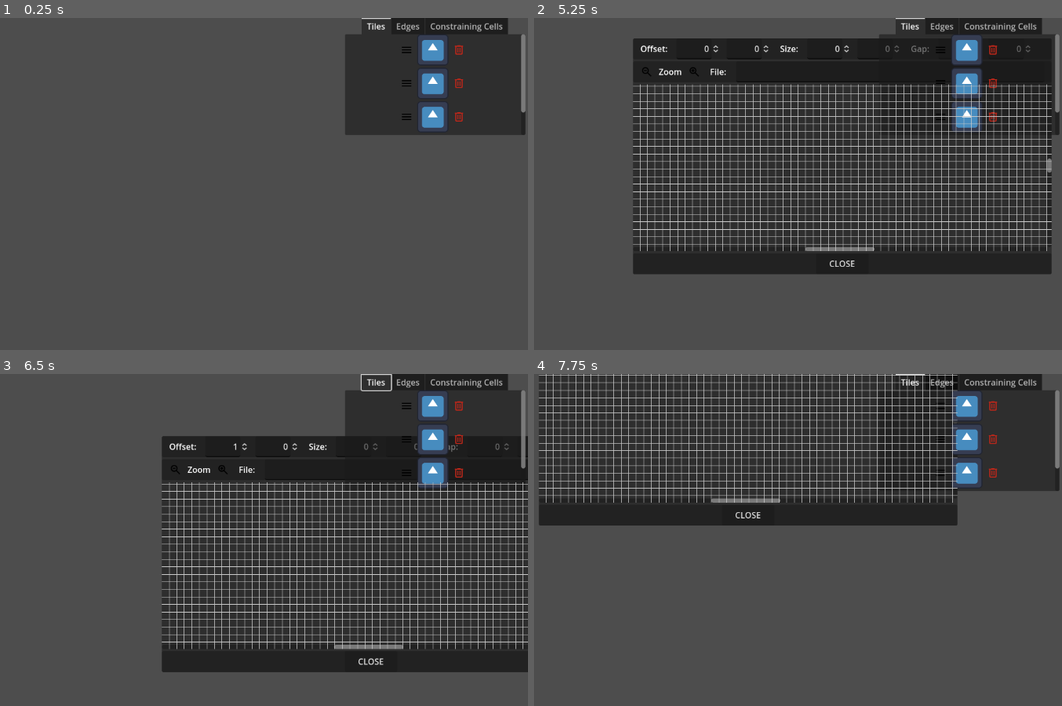
Above: before the commit, frames 1-4 (two rows, left to right).
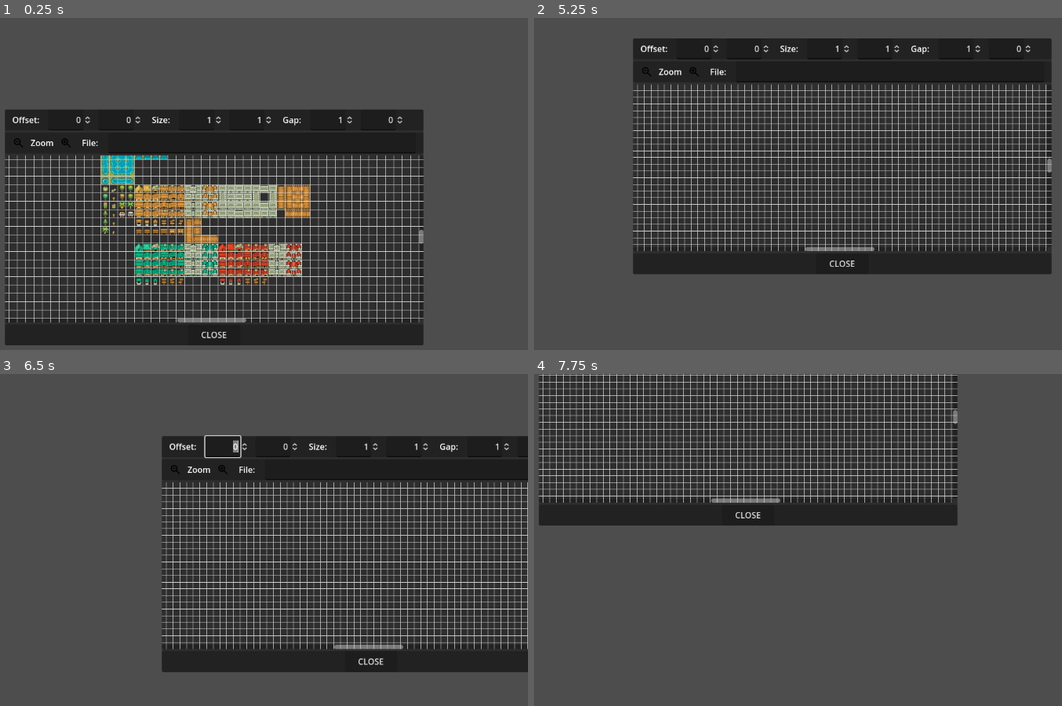
Above: after the commit, the same moments.

Repository: jSiderius/WFC-Engine
Game: Godot game, scene res://wfc editor/scenes/sprite_splitter.tscn
Same seed, same stepped clock (60 frames per second), same inputs: the game is played once before the commit and once after it. Before the commit the project starts from res://wfc editor/scenes/settings.tscn. The engine's default icon, where the game draws it, is replaced by a stand-in: a white triangle on a blue panel in a dark square.
Inputs (mouse positions are in pixels of both pictures, inside the frame that each line leads up to):
- Up to frame 1 (0.25 s): no input
- Up to frame 2 (5.25 s): click (555, 144) at 0.52 s; click (966, 51) at 1.27 s; click (602, 144) at 2 s; click (966, 150) at 2.77 s; click (940, 51) at 3.52 s; tap Enter at 4.25 s; drag from (750, 227) to (808, 134) at 4.27 s; tap Space at 5 s; drag from (623, 247) to (718, 310) at 5.02 s
- Up to frame 3 (6.5 s): tap Enter at 5.75 s; move the mouse to (274, 490) at 5.77 s; hold Up (ui_up) from 5.78 s (still down)
- Up to frame 4 (7.75 s): release Up (ui_up) at 6.5 s; tap Space at 6.5 s; drag from (718, 666) to (560, 520) at 6.52 s; tap Enter at 7.25 s; move the mouse to (935, 646) at 7.27 s; hold Down (ui_down) from 7.28 s (still down)

The runs differ from the first frame. In frame 1, 62% of the frame differs, in the area x 0-100%, y 0-99%; in frame 2, 19%; in frame 3, 21%; in frame 4, 20%.

Commit message:
Spin Box updates

Diff:
--- a/project.godot
+++ b/project.godot
@@ -11,7 +11,7 @@
 [application]
 
 config/name="WFC Engine"
-run/main_scene="res://wfc editor/scenes/settings.tscn"
+run/main_scene="res://wfc editor/scenes/sprite_splitter.tscn"
 config/features=PackedStringArray("4.3", "Forward Plus")
 config/icon="res://icon.svg"
 
--- a/wfc editor/scenes/sprite_splitter.tscn
+++ b/wfc editor/scenes/sprite_splitter.tscn
@@ -74,6 +74,8 @@
 layout_mode = 2
 size_flags_horizontal = 4
 mouse_filter = 2
+min_value = -1000.0
+max_value = 1000.0
 alignment = 2
 custom_arrow_step = 10.0
 select_all_on_focus = true
@@ -87,10 +89,12 @@
 layout_mode = 2
 size_flags_horizontal = 4
 mouse_filter = 2
-alignment = 2
-update_on_text_changed = true
-custom_arrow_step = 1.0
-select_all_on_focus = true
+min_value = -1000.0
+alignment = 2
+update_on_text_changed = true
+custom_arrow_step = 1.0
+select_all_on_focus = true
+script = ExtResource("2_lh2kq")
 
 [node name="Spacer4" type="Control" parent="Panel/VBoxContainer/Header1/HBoxContainer"]
 custom_minimum_size = Vector2(10, 0)
@@ -110,10 +114,14 @@
 layout_mode = 2
 size_flags_horizontal = 4
 mouse_filter = 2
-alignment = 2
-update_on_text_changed = true
-custom_arrow_step = 1.0
-select_all_on_focus = true
+min_value = 1.0
+max_value = 1000.0
+value = 1.0
+alignment = 2
+update_on_text_changed = true
+custom_arrow_step = 1.0
+select_all_on_focus = true
+script = ExtResource("2_lh2kq")
 
 [node name="Spacer6" type="Control" parent="Panel/VBoxContainer/Header1/HBoxContainer"]
 custom_minimum_size = Vector2(5, 0)
@@ -123,10 +131,14 @@
 layout_mode = 2
 size_flags_horizontal = 4
 mouse_filter = 2
-alignment = 2
-update_on_text_changed = true
-custom_arrow_step = 1.0
-select_all_on_focus = true
+min_value = 1.0
+max_value = 1000.0
+value = 1.0
+alignment = 2
+update_on_text_changed = true
+custom_arrow_step = 1.0
+select_all_on_focus = true
+script = ExtResource("2_lh2kq")
 
 [node name="Spacer7" type="Control" parent="Panel/VBoxContainer/Header1/HBoxContainer"]
 custom_minimum_size = Vector2(10, 0)
@@ -145,10 +157,13 @@
 layout_mode = 2
 size_flags_horizontal = 4
 mouse_filter = 2
-alignment = 2
-update_on_text_changed = true
-custom_arrow_step = 1.0
-select_all_on_focus = true
+max_value = 1000.0
+value = 1.0
+alignment = 2
+update_on_text_changed = true
+custom_arrow_step = 1.0
+select_all_on_focus = true
+script = ExtResource("2_lh2kq")
 
 [node name="Spacer9" type="Control" parent="Panel/VBoxContainer/Header1/HBoxContainer"]
 custom_minimum_size = Vector2(5, 0)
@@ -158,10 +173,12 @@
 layout_mode = 2
 size_flags_horizontal = 4
 mouse_filter = 2
-alignment = 2
-update_on_text_changed = true
-custom_arrow_step = 1.0
-select_all_on_focus = true
+max_value = 1000.0
+alignment = 2
+update_on_text_changed = true
+custom_arrow_step = 1.0
+select_all_on_focus = true
+script = ExtResource("2_lh2kq")
 
 [node name="Header2" type="Panel" parent="Panel/VBoxContainer"]
 custom_minimum_size = Vector2(0, 40)
--- a/wfc editor/scripts/spin_box.gd
+++ b/wfc editor/scripts/spin_box.gd
@@ -11,6 +11,11 @@
 	pass
 
 func _input(event):
+	var line_edit = get_line_edit()
+
+	if not (has_focus() or (line_edit and line_edit.has_focus())):
+		return
+
 	if event.is_action_pressed("ui_up"):
 		value += step
 	elif event.is_action_pressed("ui_down"):
Not shown, changed: .DS_Store
Not shown, changed: wfc editor/.DS_Store
